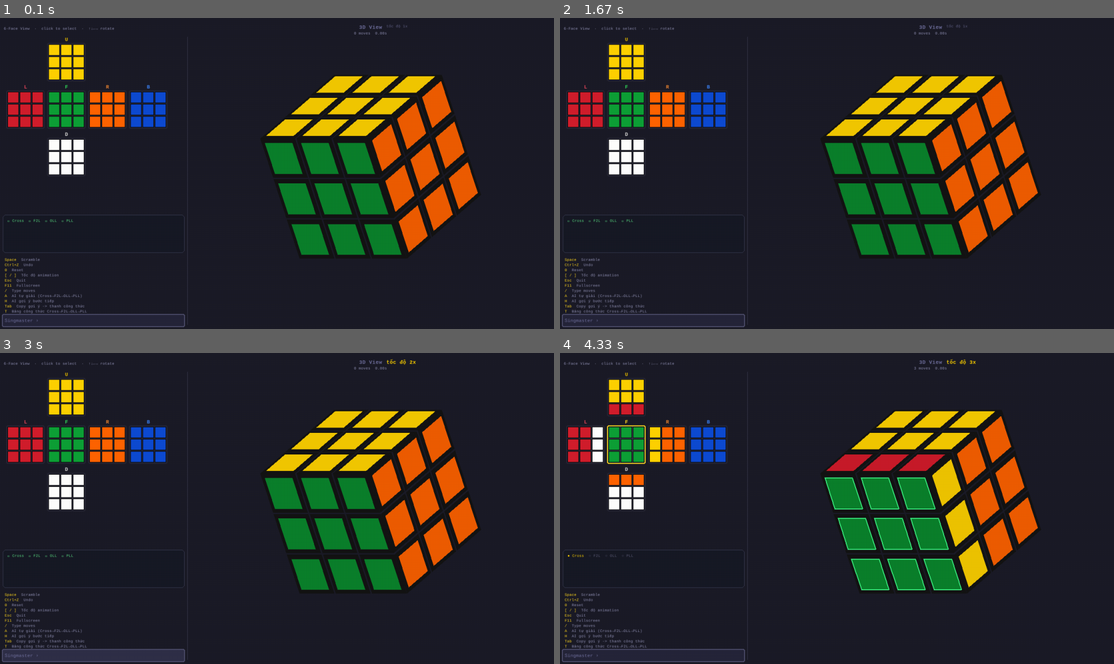
Above: before the commit, frames 1-4 (two rows, left to right).
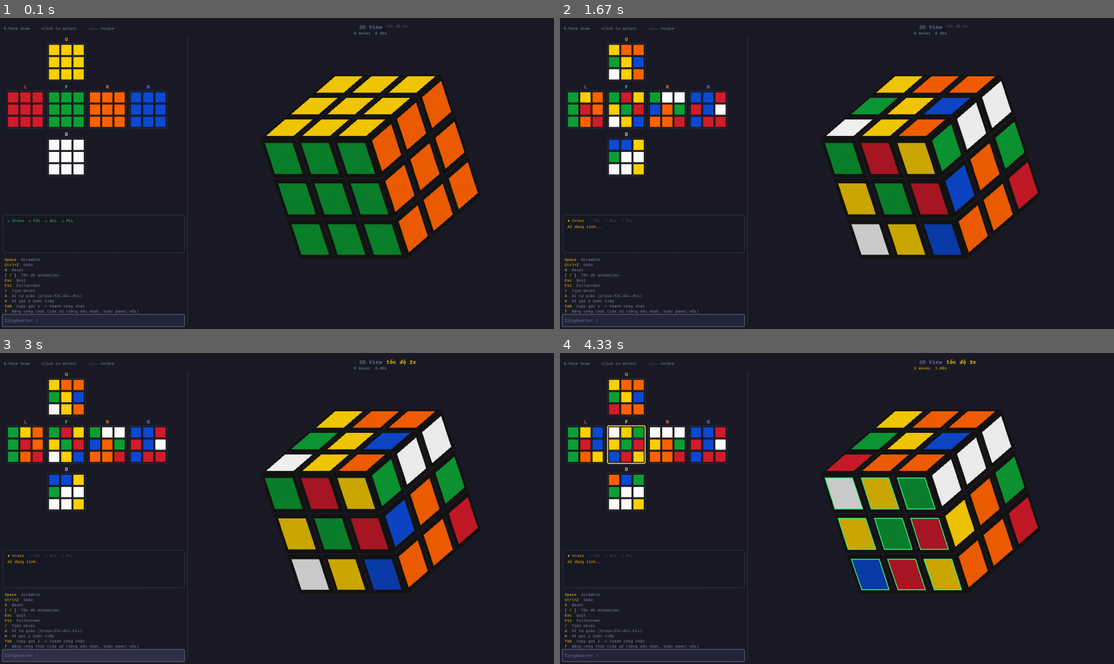
Above: after the commit, the same moments.

Repository: PeDrKi/rubik-cube-cfop-ai
Game: pygame game, started from main.py
The game is run twice, just before and just after one commit, with the same random seed, the same clock (stepped at 60 frames per second) and the same inputs.
Inputs (mouse positions are in pixels of both pictures, inside the frame that each line leads up to):
- Up to frame 1 (0.1 s): no input
- Up to frame 2 (1.67 s): tap T at 0.33 s; tap Space at 0.67 s; hold A 1-1.47 s; hold Right 1-1.47 s; hold T from 1.55 s (still down); hold Right from 1.55 s (still down)
- Up to frame 3 (3 s): tap = at 1.7 s; release T at 2.02 s; release Right at 2.02 s; tap + at 2.1 s; hold / 2.43-2.9 s; hold Right 2.43-2.9 s; move the mouse to (66, 443) at 2.98 s
- Up to frame 4 (4.33 s): press the mouse at (626, 443) at 3.02 s; move the mouse to (715, 461) at 3.12 s; release the mouse at (803, 480) at 3.25 s; hold Right 3.32-3.78 s; tap + at 3.47 s; hold Up 3.87-4.17 s; hold Left from 4.2 s (still down)

The runs differ from the first frame. In frame 1, less than 0.1% of the frame differs, in the area x 8-25%, y 93-96%; in frame 2, 11%, in the area x 1-87%, y 8-96%; in frame 3, 11%; in frame 4, 10%.

Commit message:
Further T tutorial refinements
main.py.

Diff:
--- a/main.py
+++ b/main.py
@@ -14,6 +14,17 @@
 import time
 import threading
 import queue
+
+# ── Cửa sổ OS riêng cho bảng công thức (THỬ NGHIỆM / best-effort) ──────────
+# pygame >= 2.5 hỗ trợ đa cửa sổ qua pygame._sdl2.video.Window, nhưng hành
+# vi có thể khác nhau giữa các hệ điều hành/driver và KHÔNG được test trực
+# tiếp ở đây. Nếu import/tạo cửa sổ thất bại bất kỳ lúc nào, toàn bộ tính
+# năng tự vô hiệu hoá và app quay lại dùng panel nổi (docked) như bình
+# thường -- không bao giờ làm crash app chính.
+try:
+    from pygame._sdl2.video import Window as _SDLWindow
+except Exception:
+    _SDLWindow = None
 
 from constants   import FPS, BG, GOLD, HINT, DIV
 from layout      import Layout
@@ -104,6 +115,85 @@
     return lines
 
 
+def _draw_formula_panel_content(surface, rect, fonts, formula_lines, scroll, gold_color):
+    """
+    Vẽ NỘI DUNG (header/rows, có scroll+clip) của bảng công thức vào
+    `surface`, giới hạn trong `rect`. KHÔNG vẽ khung ngoài / nút đóng / nút
+    cuộn -- những phần đó do nơi gọi tự vẽ. Tách riêng để dùng chung cho cả
+    panel nổi (docked, không modal) và -- nếu tạo được -- 1 cửa sổ OS riêng.
+
+    fonts: dict {'header': Font, 'row': Font, 'name_col_w': int,
+                 'row_gap': int, 'spacer_h': int}
+    Trả về (scroll_max, scroll_da_duoc_gioi_han).
+    """
+    bfont, mfont   = fonts['header'], fonts['row']
+    name_col_w     = fonts['name_col_w']
+    row_gap        = fonts['row_gap']
+    spacer_h       = fonts['spacer_h']
+    text_x0        = rect.x + 10 + name_col_w
+    wrap_w         = max(50, rect.width - 10 - name_col_w - 10)
+
+    draw_items = []
+    for row in formula_lines:
+        kind = row[0]
+        if kind == 'header':
+            h = bfont.get_height() + 14
+            draw_items.append({'kind': 'header', 'text': row[1], 'h': h})
+        elif kind == 'spacer':
+            draw_items.append({'kind': 'spacer', 'h': spacer_h})
+        elif kind == 'row':
+            _, label, text, color = row
+            wrapped = _wrap_text(text, mfont, wrap_w)
+            h0 = mfont.get_height() + row_gap
+            draw_items.append({'kind': 'row', 'label': label,
+                                'text': wrapped[0], 'color': color, 'h': h0})
+            for extra in wrapped[1:]:
+                draw_items.append({'kind': 'rowcont', 'text': extra,
+                                    'color': color, 'h': h0})
+
+    total_h    = sum(it['h'] for it in draw_items)
+    scroll_max = max(0, total_h - rect.height)
+    scroll     = max(0, min(scroll, scroll_max))
+
+    prev_clip = surface.get_clip()
+    surface.set_clip(rect)
+    y = rect.y - scroll
+    for it in draw_items:
+        h = it['h']
+        if y + h >= rect.y and y <= rect.bottom:
+            if it['kind'] == 'header':
+                txt = bfont.render(it['text'], True, gold_color)
+                surface.blit(txt, (rect.x, y))
+            elif it['kind'] == 'row':
+                n_txt = mfont.render(it['label'], True, gold_color)
+                s_txt = mfont.render(it['text'], True, it['color'])
+                surface.blit(n_txt, (rect.x + 10, y))
+                surface.blit(s_txt, (text_x0, y))
+            elif it['kind'] == 'rowcont':
+                s_txt = mfont.render(it['text'], True, it['color'])
+                surface.blit(s_txt, (text_x0, y))
+        y += h
+    surface.set_clip(prev_clip)
+    return scroll_max, scroll
+
+
+def _try_open_formula_window():
+    """Cố tạo 1 cửa sổ OS THẬT SỰ riêng (dùng pygame._sdl2.video.Window) để
+    hiển thị bảng công thức, độc lập với cửa sổ chính. TÍNH NĂNG THỬ
+    NGHIỆM (best-effort): nếu thất bại ở bất kỳ bước nào (import không có,
+    driver không hỗ trợ đa cửa sổ, v.v.), trả về (None, None) -- nơi gọi sẽ
+    tự động dùng panel nổi (docked) thay thế, KHÔNG làm crash app.
+    """
+    if _SDLWindow is None:
+        return None, None
+    try:
+        win  = _SDLWindow("Công thức CFOP - Rubik AI", size=(460, 720), resizable=True)
+        surf = win.get_surface()
+        return win, surf
+    except Exception:
+        return None, None
+
+
 def _bar_index_at_x(text, mouse_x, text_start_x, font):
     """Tra ve vi tri ky tu (0..len(text)) gan nhat voi toa do x cua chuot,
     dung khi bam/keo chuot trong Singmaster bar de dat con tro/chon text."""
@@ -187,10 +277,24 @@
                                # ve lai moi frame, dung de hit-test click.
 
     # ── Bảng công thức CFOP (mở/đóng bằng phím T) ─────────────────────────────
-    formula_panel_open = False
-    formula_scroll      = 0     # độ lệch cuộn hiện tại (px)
+    # Panel KHÔNG modal: nổi (floating) ở góc trên-phải, không làm mờ/khoá
+    # phần còn lại của app -- cube vẫn xoay/giải được bình thường khi panel mở.
+    formula_panel_open   = False
+    formula_scroll       = 0     # độ lệch cuộn hiện tại (px)
     formula_scroll_max   = 0     # cập nhật mỗi frame khi vẽ, dùng để giới hạn cuộn
-    formula_lines        = []    # nội dung hiện tại, dựng lại mỗi lần bấm T (xem start_cfop_job('formula'))
+    formula_lines        = []    # nội dung hiện tại, dựng lại mỗi lần bấm T
+    formula_state_ver    = None  # state_version tại lúc tính xong -> phát hiện dữ liệu cũ
+    formula_panel_rect   = None  # cập nhật mỗi frame khi vẽ, dùng hit-test chuột frame sau
+    formula_close_rect   = None
+    formula_up_rect      = None
+    formula_down_rect    = None
+
+    # ── Cửa sổ OS riêng (thử nghiệm) cho bảng công thức, xem show_formula_window() ──
+    formula_window        = None   # pygame._sdl2.video.Window hoặc None nếu không tạo được
+    formula_win_surface   = None
+    formula_win_supported = True   # False nếu mở lần đầu thất bại -> không thử lại nữa
+    formula_win_last_w    = -1     # để phát hiện đổi kích thước -> dựng lại font
+    formula_win_fonts     = None
 
     # ── CFOP AI (Cross + F2L, chay nen bang thread de khong dong UI) ─────────
     cfop_busy       = False    # True trong khi thread AI dang tinh
@@ -324,9 +428,23 @@
                 cfop_note = msgs.get(res['reached'], f"AI: đã đi {len(res['all_moves'])} nước")
                 cfop_note_timer = 220
             elif kind == 'formula':
-                formula_lines  = build_formula_lines(res)
-                formula_scroll = 0
-                formula_panel_open = True
+                formula_lines       = build_formula_lines(res)
+                formula_scroll      = 0
+                formula_state_ver   = state_version
+
+                used_real_window = False
+                if formula_win_supported and _SDLWindow is not None:
+                    if formula_window is None:
+                        formula_window, formula_win_surface = _try_open_formula_window()
+                        if formula_window is None:
+                            formula_win_supported = False   # thử 1 lần/phiên, tránh spam lỗi
+                    if formula_window is not None:
+                        used_real_window   = True
+                        formula_win_last_w = -1   # ép dựng lại font ở frame kế tiếp
+
+                # Chỉ dùng 1 trong 2 nơi hiển thị cùng lúc (tránh trùng lặp):
+                # cửa sổ OS riêng nếu tạo được, ngược lại panel nổi (docked).
+                formula_panel_open = not used_real_window
             else:   # hint
                 hint_label = res['label']
                 hint_moves_str = ' '.join(res['moves']) if res['moves'] else None
@@ -350,15 +468,28 @@
                 zoom_ratio = zoom / lo.ZOOM0
                 zoom = lo.ZOOM0 * zoom_ratio
 
-            elif formula_panel_open and ev.type == MOUSEBUTTONDOWN and ev.button in (4, 5):
+            elif (formula_panel_open and ev.type == MOUSEBUTTONDOWN
+                  and ev.button in (4, 5)
+                  and formula_panel_rect and formula_panel_rect.collidepoint(mx, my)):
                 step = max(30, int(60 * lo.s))
                 if ev.button == 4:
                     formula_scroll = max(0, formula_scroll - step)
                 else:
                     formula_scroll = min(formula_scroll_max, formula_scroll + step)
 
-            elif formula_panel_open and ev.type in (MOUSEBUTTONDOWN, MOUSEBUTTONUP, MOUSEMOTION):
-                pass   # panel công thức đang mở -- chặn tương tác chuột với cube/bar phía sau
+            elif (formula_panel_open and ev.type == MOUSEBUTTONDOWN and ev.button == 1
+                  and formula_panel_rect and formula_panel_rect.collidepoint(mx, my)):
+                # Click nằm TRONG panel công thức -- xử lý nút đóng/cuộn tại đây.
+                # Panel không modal: click ở NGOÀI panel (kể cả khi panel đang
+                # mở) sẽ không rơi vào đây, mà rơi xuống nhánh cube/bar bên dưới
+                # như bình thường -- đây chính là điều làm panel "không chặn".
+                step = max(30, int(60 * lo.s))
+                if formula_close_rect and formula_close_rect.collidepoint(mx, my):
+                    formula_panel_open = False
+                elif formula_up_rect and formula_up_rect.collidepoint(mx, my):
+                    formula_scroll = max(0, formula_scroll - step)
+                elif formula_down_rect and formula_down_rect.collidepoint(mx, my):
+                    formula_scroll = min(formula_scroll_max, formula_scroll + step)
 
             elif ev.type == MOUSEBUTTONDOWN and ev.button == 1:
                 if hint_copy_rect and hint_copy_rect.collidepoint(mx, my):
@@ -435,22 +566,30 @@
                     bar_cursor     = len(bar_text)
                     bar_sel_anchor = None
 
-                elif formula_panel_open:
-                    step = max(30, int(60 * lo.s))
-                    if ev.key in (K_t, K_ESCAPE):
+                elif ev.key == K_t:
+                    # T = mở/đóng bảng công thức (KHÔNG modal -- hoạt động dù
+                    # đang gõ trong bar hay không, không chặn phím nào khác).
+                    if formula_panel_open or formula_window is not None:
                         formula_panel_open = False
-                    elif ev.key == K_UP:
-                        formula_scroll = max(0, formula_scroll - step)
-                    elif ev.key == K_DOWN:
-                        formula_scroll = min(formula_scroll_max, formula_scroll + step)
-                    elif ev.key == K_PAGEUP:
-                        formula_scroll = max(0, formula_scroll - step * 5)
-                    elif ev.key == K_PAGEDOWN:
-                        formula_scroll = min(formula_scroll_max, formula_scroll + step * 5)
-                    elif ev.key == K_HOME:
-                        formula_scroll = 0
-                    elif ev.key == K_END:
-                        formula_scroll = formula_scroll_max
+                        if formula_window is not None:
+                            try:
+                                formula_window.destroy()
+                            except Exception:
+                                pass
+                            formula_window = None
+                    else:
+                        start_cfop_job('formula')
+
+                elif (formula_panel_open or formula_window is not None) and ev.key == K_ESCAPE:
+                    # Đóng panel/cửa sổ trước (không thoát app), giống quy ước
+                    # đóng popup/overlay trên cùng trước tiên.
+                    formula_panel_open = False
+                    if formula_window is not None:
+                        try:
+                            formula_window.destroy()
+                        except Exception:
+                            pass
+                        formula_window = None
 
                 elif bar_active:
                     shift = bool(mods & KMOD_SHIFT)
@@ -610,9 +749,6 @@
 
                     elif ev.key == K_SLASH:
                         bar_active = True
-
-                    elif ev.key == K_t:
-                        start_cfop_job('formula')
 
                     elif ev.key == K_a:
                         start_cfop_job('solve')
@@ -804,7 +940,7 @@
             ("A",      "AI tự giải (Cross→F2L→OLL→PLL)"),
             ("H",      "AI gợi ý bước tiếp"),
             ("Tab",    "Copy gợi ý -> thanh công thức"),
-            ("T",      "Bảng công thức Cross→F2L→OLL→PLL"),
+            ("T",      "Bảng công thức (cửa sổ riêng nếu được, hoặc panel nổi)"),
         ]:
             ks = lo.sfont.render(k, True, GOLD)
             vs = lo.sfont.render(f"  {v}", True, HINT)
@@ -872,88 +1008,144 @@
             screen.blit(t, (lo.CX3 - t.get_width() // 2, lo.CY3 - 14))
 
         if formula_panel_open:
-            # ── Lớp phủ mờ toàn màn hình ────────────────────────────────────
-            overlay = pygame.Surface((lo.W, lo.H), pygame.SRCALPHA)
-            overlay.fill((0, 0, 0, 190))
-            screen.blit(overlay, (0, 0))
-
-            panel_w = min(int(lo.W * 0.82), int(860 * max(lo.s, 1.0)))
-            panel_h = min(int(lo.H * 0.86), int(720 * max(lo.s, 1.0)))
-            panel_w = max(panel_w, min(560, lo.W - 20))
-            panel_h = max(panel_h, min(420, lo.H - 20))
-            panel_x = (lo.W - panel_w) // 2
-            panel_y = (lo.H - panel_h) // 2
-
-            pygame.draw.rect(screen, (20, 20, 30),
-                              (panel_x, panel_y, panel_w, panel_h), border_radius=10)
-            pygame.draw.rect(screen, GOLD,
-                              (panel_x, panel_y, panel_w, panel_h), width=2, border_radius=10)
-
-            title = lo.bfont.render("Bảng công thức CFOP:  Cross → F2L → OLL → PLL", True, GOLD)
-            screen.blit(title, (panel_x + 18, panel_y + 14))
-            header_h = title.get_height() + 30
-
-            footer_txt = lo.sfont.render(
-                "Nhấn T hoặc Esc để đóng   •   ↑/↓, PgUp/PgDn hoặc lăn chuột để cuộn",
-                True, HINT)
-            footer_h = footer_txt.get_height() + 16
-            screen.blit(footer_txt, (panel_x + 18, panel_y + panel_h - footer_h + 4))
+            # ── Panel NỔI (docked), KHÔNG modal: không dim/khoá phần còn lại
+            # của màn hình -- cube vẫn xoay/giải bình thường khi panel mở.
+            panel_w = min(int(420 * max(lo.s, 1.0)), lo.RIGHT_W - 20, lo.W - 20)
+            panel_w = max(panel_w, min(320, lo.W - 20))
+            panel_h = min(int(lo.H * 0.78), int(640 * max(lo.s, 1.0)))
+            panel_h = max(panel_h, min(360, lo.H - 20))
+            margin  = max(10, int(14 * lo.s))
+            panel_x = lo.W - panel_w - margin
+            panel_y = max(46, int(50 * lo.s))
+
+            formula_panel_rect = pygame.Rect(panel_x, panel_y, panel_w, panel_h)
+
+            panel_surf = pygame.Surface((panel_w, panel_h), pygame.SRCALPHA)
+            panel_surf.fill((18, 18, 28, 235))
+            screen.blit(panel_surf, (panel_x, panel_y))
+            pygame.draw.rect(screen, GOLD, formula_panel_rect, width=2, border_radius=10)
+
+            title = lo.mfont.render("Công thức CFOP (tham khảo)", True, GOLD)
+            screen.blit(title, (panel_x + 14, panel_y + 10))
+
+            close_sz = max(18, int(22 * lo.s))
+            formula_close_rect = pygame.Rect(
+                panel_x + panel_w - close_sz - 8, panel_y + 8, close_sz, close_sz)
+            pygame.draw.rect(screen, (60, 60, 75), formula_close_rect, border_radius=5)
+            xt = lo.sfont.render("X", True, (230, 230, 230))
+            screen.blit(xt, (formula_close_rect.centerx - xt.get_width() // 2,
+                              formula_close_rect.centery - xt.get_height() // 2))
+
+            header_h = max(title.get_height(), close_sz) + 16
+
+            stale = (formula_state_ver is not None and formula_state_ver != state_version)
+            stale_h = 0
+            if stale:
+                stale_txt = lo.sfont.render(
+                    "⚠ Cube đã đổi kể từ lúc tính -- bấm T để làm mới", True, (235, 180, 90))
+                screen.blit(stale_txt, (panel_x + 14, panel_y + header_h))
+                stale_h = stale_txt.get_height() + 6
+
+            footer_txt = lo.sfont.render("T/Esc: đóng  •  lăn chuột: cuộn", True, HINT)
+            footer_h = footer_txt.get_height() + 10
+            screen.blit(footer_txt, (panel_x + 14, panel_y + panel_h - footer_h))
+
+            btn_sz = max(20, int(24 * lo.s))
+            formula_down_rect = pygame.Rect(
+                panel_x + panel_w - btn_sz - 8,
+                panel_y + panel_h - footer_h - btn_sz - 4, btn_sz, btn_sz)
+            formula_up_rect = pygame.Rect(
+                formula_down_rect.x, formula_down_rect.y - btn_sz - 4, btn_sz, btn_sz)
+            for rct, sym in ((formula_up_rect, "^"), (formula_down_rect, "v")):
+                pygame.draw.rect(screen, (55, 55, 70), rct, border_radius=4)
+                st = lo.sfont.render(sym, True, (220, 220, 220))
+                screen.blit(st, (rct.centerx - st.get_width() // 2,
+                                  rct.centery - st.get_height() // 2))
 
             content_rect = pygame.Rect(
-                panel_x + 18, panel_y + header_h,
-                panel_w - 36, panel_h - header_h - footer_h - 6)
-
-            name_col_w = max(70, int(88 * lo.s))
-            row_gap    = max(2, int(3 * lo.s))
-            spacer_h   = max(6, int(10 * lo.s))
-            text_x0    = content_rect.x + 10 + name_col_w
-            wrap_w     = max(50, content_rect.width - 10 - name_col_w - 10)
-
-            # ── Pre-pass: dựng danh sách item cần vẽ (đã wrap chuỗi dài) ─────
-            draw_items = []
-            for row in formula_lines:
-                kind = row[0]
-                if kind == 'header':
-                    h = lo.bfont.get_height() + int(14 * lo.s)
-                    draw_items.append({'kind': 'header', 'text': row[1], 'h': h})
-                elif kind == 'spacer':
-                    draw_items.append({'kind': 'spacer', 'h': spacer_h})
-                elif kind == 'row':
-                    _, label, text, color = row
-                    wrapped = _wrap_text(text, lo.mfont, wrap_w)
-                    h0 = lo.mfont.get_height() + row_gap
-                    draw_items.append({'kind': 'row', 'label': label,
-                                        'text': wrapped[0], 'color': color, 'h': h0})
-                    for extra in wrapped[1:]:
-                        draw_items.append({'kind': 'rowcont', 'text': extra,
-                                            'color': color, 'h': h0})
-
-            total_h = sum(it['h'] for it in draw_items)
-            formula_scroll_max = max(0, total_h - content_rect.height)
-            formula_scroll = max(0, min(formula_scroll, formula_scroll_max))
-
-            # ── Vẽ, chỉ trong vùng content_rect (clip) ───────────────────────
-            prev_clip = screen.get_clip()
-            screen.set_clip(content_rect)
-            y = content_rect.y - formula_scroll
-            for it in draw_items:
-                h = it['h']
-                if y + h >= content_rect.y and y <= content_rect.bottom:
-                    if it['kind'] == 'header':
-                        txt = lo.bfont.render(it['text'], True, GOLD)
-                        screen.blit(txt, (content_rect.x, y))
-                    elif it['kind'] == 'row':
-                        n_txt = lo.mfont.render(it['label'], True, GOLD)
-                        s_txt = lo.mfont.render(it['text'], True, it['color'])
-                        screen.blit(n_txt, (content_rect.x + 10, y))
-                        screen.blit(s_txt, (text_x0, y))
-                    elif it['kind'] == 'rowcont':
-                        s_txt = lo.mfont.render(it['text'], True, it['color'])
-                        screen.blit(s_txt, (text_x0, y))
-                y += h
-            screen.set_clip(prev_clip)
+                panel_x + 14, panel_y + header_h + stale_h,
+                panel_w - 28, panel_h - header_h - stale_h - footer_h - 4)
+
+            fonts = {'header': lo.bfont, 'row': lo.mfont,
+                     'name_col_w': max(70, int(80 * lo.s)),
+                     'row_gap': max(2, int(3 * lo.s)),
+                     'spacer_h': max(6, int(10 * lo.s))}
+            formula_scroll_max, formula_scroll = _draw_formula_panel_content(
+                screen, content_rect, fonts, formula_lines, formula_scroll, GOLD)
+
+        if formula_window is not None:
+            # ── Vẽ + hiện cửa sổ OS riêng (thử nghiệm) ───────────────────────
+            # Cửa sổ này CHỈ ĐỂ XEM (không nhận click/cuộn riêng) -- đóng bằng
+            # phím T hoặc Esc ở cửa sổ chính. Bất kỳ lỗi nào cũng tự đóng
+            # cửa sổ và quay lại panel nổi (docked), không làm crash app.
+            try:
+                win_w, win_h = formula_window.size
+                if formula_win_fonts is None or formula_win_last_w != win_w:
+                    formula_win_surface = formula_window.get_surface()
+                    formula_win_last_w  = win_w
+                    fs = max(0.6, min(1.6, win_w / 460))
+                    formula_win_fonts = {
+                        'title':  pygame.font.SysFont("consolas", max(12, int(17 * fs)), bold=True),
+                        'header': pygame.font.SysFont("consolas", max(11, int(16 * fs)), bold=True),
+                        'row':    pygame.font.SysFont("consolas", max(10, int(13 * fs))),
+                        'footer': pygame.font.SysFont("consolas", max(9,  int(11 * fs))),
+                    }
+
+                surf = formula_win_surface
+                surf.fill((18, 18, 28))
+                pad = max(8, int(14 * (win_w / 460)))
+
+                title_txt = formula_win_fonts['title'].render(
+                    "Công thức CFOP: Cross → F2L → OLL → PLL", True, GOLD)
+                surf.blit(title_txt, (pad, pad))
+                header_h = title_txt.get_height() + pad + 6
+
+                win_stale = (formula_state_ver is not None and formula_state_ver != state_version)
+                win_stale_h = 0
+                if win_stale:
+                    stxt = formula_win_fonts['footer'].render(
+                        "⚠ Cube đã đổi -- mở lại bằng T ở cửa sổ chính để làm mới",
+                        True, (235, 180, 90))
+                    surf.blit(stxt, (pad, header_h))
+                    win_stale_h = stxt.get_height() + 6
+
+                foot_txt = formula_win_fonts['footer'].render(
+                    "Đóng bằng phím T (hoặc Esc) ở cửa sổ chính  •  cửa sổ này chỉ để xem",
+                    True, HINT)
+                foot_h = foot_txt.get_height() + pad
+                surf.blit(foot_txt, (pad, win_h - foot_h))
+
+                win_content_rect = pygame.Rect(
+                    pad, header_h + win_stale_h, win_w - 2 * pad,
+                    max(10, win_h - header_h - win_stale_h - foot_h - 4))
+                win_fonts_arg = {'header': formula_win_fonts['header'],
+                                  'row': formula_win_fonts['row'],
+                                  'name_col_w': max(60, int(80 * (win_w / 460))),
+                                  'row_gap': 2,
+                                  'spacer_h': max(6, int(8 * (win_w / 460)))}
+                # Cửa sổ chỉ xem -- không cuộn (scroll=0); nội dung dài quá sẽ
+                # bị cắt gọn ở cạnh dưới (set_clip) thay vì tràn ra ngoài.
+                _draw_formula_panel_content(
+                    surf, win_content_rect, win_fonts_arg, formula_lines, 0, GOLD)
+
+                formula_window.flip()
+            except Exception:
+                try:
+                    formula_window.destroy()
+                except Exception:
+                    pass
+                formula_window        = None
+                formula_win_supported = False
+                if formula_lines:
+                    formula_panel_open = True   # fallback về panel nổi khi cửa sổ lỗi
 
         pygame.display.flip()
+
+    if formula_window is not None:
+        try:
+            formula_window.destroy()
+        except Exception:
+            pass
 
     pygame.quit()
     sys.exit()
